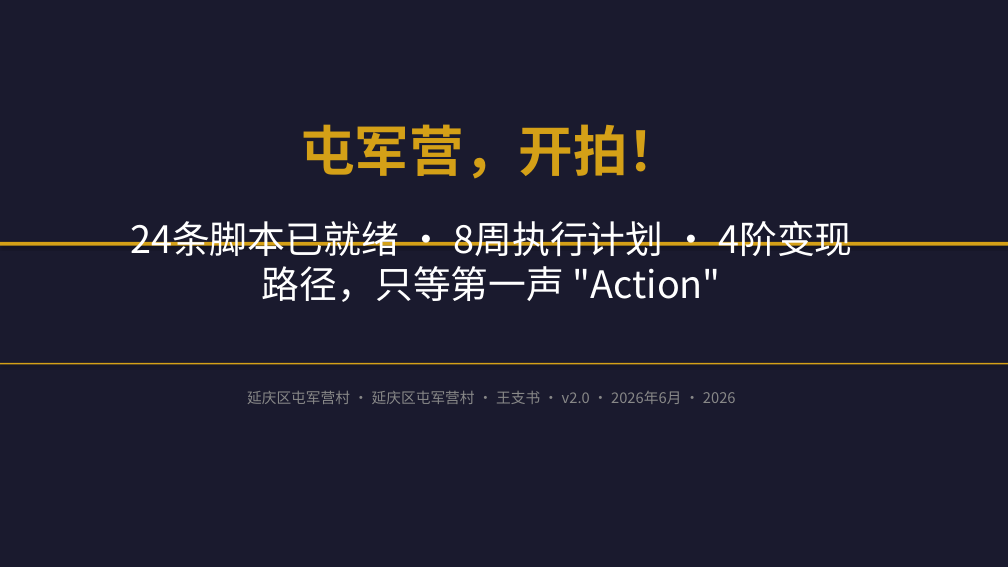
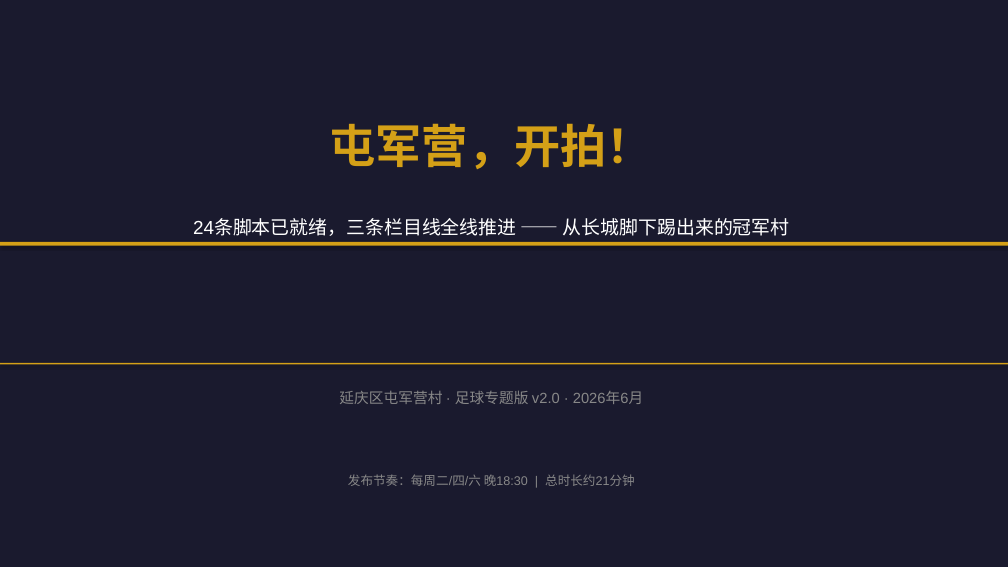
Before and after one commit to 975801846-star/workspace-outputs, a slide deck: slide 28 of tunjunying/plan_v2.pptx. Drawn at 1008x567 pixels with LibreOffice and Linux fonts; fonts in the diff are those of the drawing. Boxes give left, top, right and bottom in pixels: in the first picture for what was removed or moved away, otherwise in the second. Text is boxed around its words. In the diff, an @@ line names an element or a change of style, - is before the commit and + after.

```diff
--- a/tunjunying/plan_v2.pptx
+++ b/tunjunying/plan_v2.pptx
@@ text "屯军营，开拍！" at bbox=[330, 123, 653, 169]: size 52 to 44 pt, font Noto Sans CJK SC to Arial @@
@@ text at bbox=[193, 218, 790, 236]: text changed; size 36 to 18 pt; font Noto Sans CJK SC to Arial @@
-24条脚本已就绪 · 8周执行计划 · 4阶变现路径，只等第一声 "Action"
+24条脚本已就绪，三条栏目线全线推进 —— 从长城脚下踢出来的冠军村
@@ text at bbox=[339, 391, 643, 404]: text changed; font Noto Sans CJK SC to Arial @@
-延庆区屯军营村 · 延庆区屯军营村 · 王支书 · v2.0 · 2026年6月 · 2026
+延庆区屯军营村 · 足球专题版 v2.0 · 2026年6月
@@ text added at bbox=[348, 474, 635, 486], 12 pt, text #888888 @@
+发布节奏：每周二/四/六 晚18:30 | 总时长约21分钟
```
Also in this commit, not shown: 26 other slides changed, 1 slide added, 1 slide removed, 1 other file.
